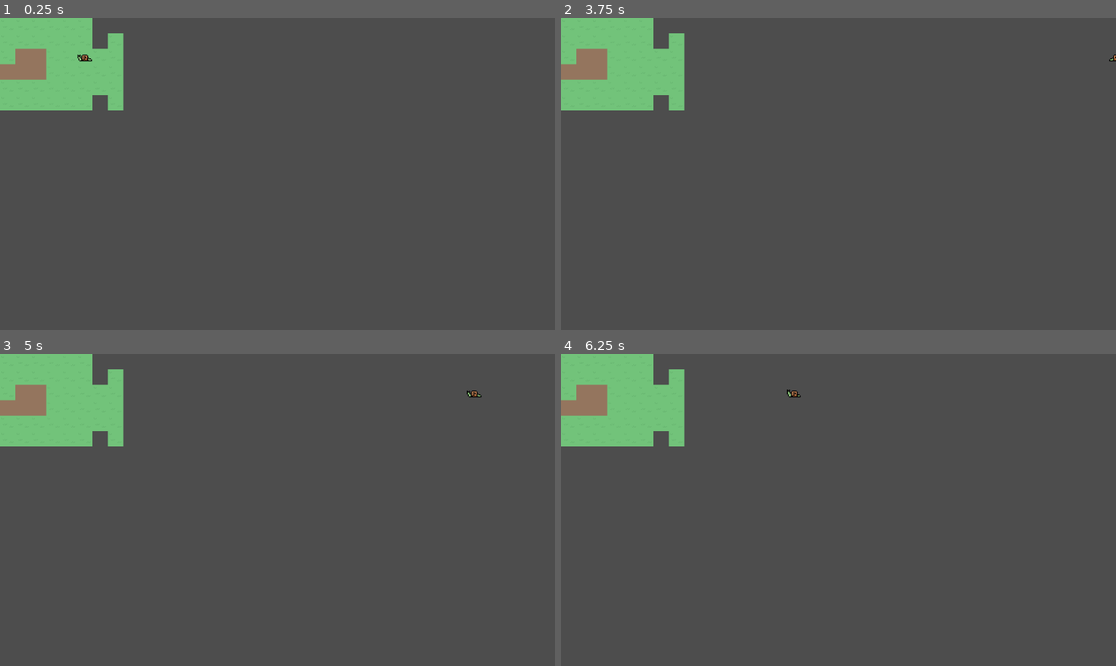
Above: before the commit, frames 1-4 (two rows, left to right).
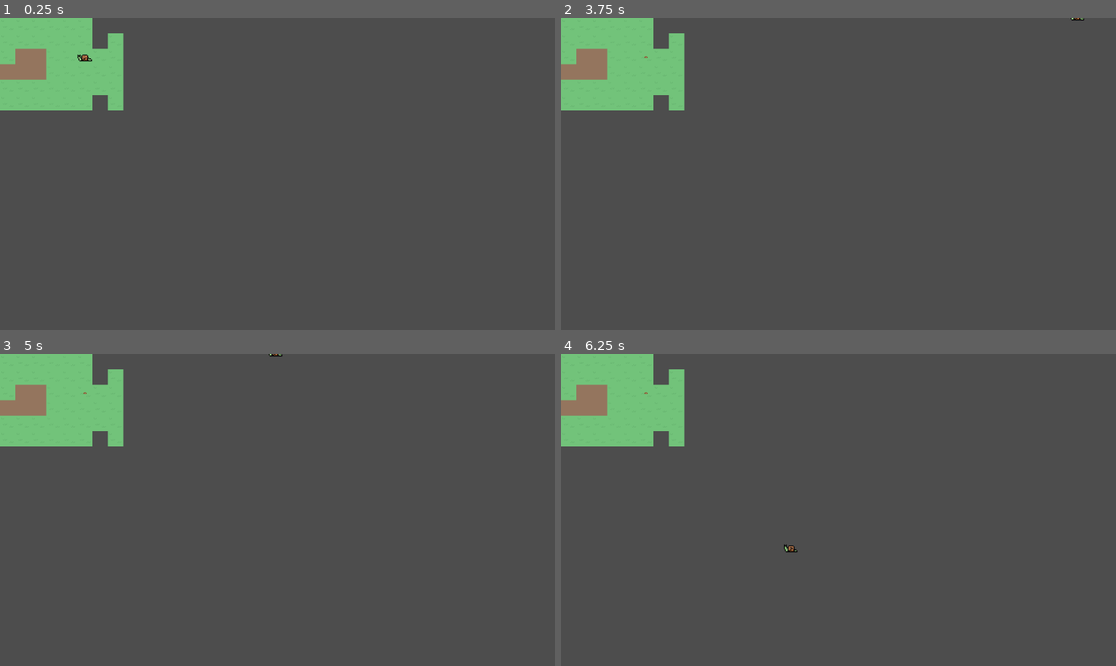
Above: after the commit, the same moments.

Repository: mrw436/SNAILS
Game: Godot game, scene res://main.tscn
Same seed, same stepped clock (60 frames per second), same inputs: the game is played once before the commit and once after it.
Inputs:
- Up to frame 1 (0.25 s): no input
- Up to frame 2 (3.75 s): tap Enter at 0.5 s; hold Right (move_right) 0.53-1.28 s; hold Down (move_down) 1.28-2.03 s; hold Right (move_right) 2.03-2.78 s; hold Up (move_up) 2.78-3.53 s; tap Space at 3.5 s; hold Left (move_left) from 3.53 s (still down)
- Up to frame 3 (5 s): keep holding Left (move_left)
- Up to frame 4 (6.25 s): release Left (move_left) at 5.03 s; hold Down (move_down) 5.03-5.78 s; hold Right (move_right) from 5.78 s (still down)

The runs differ from the first frame. In frame 1, less than 0.1% of the frame differs, in the area x 15-16%, y 12-13%; in frame 2, less than 0.1%; in frame 3, less than 0.1%; in frame 4, less than 0.1%, in the area x 15-44%, y 11-64%.

Commit message:
added mole

Diff:
--- a/main.tscn
+++ b/main.tscn
@@ -1,7 +1,8 @@
-[gd_scene load_steps=3 format=4 uid="uid://bvl14uuiqpjx2"]
+[gd_scene load_steps=4 format=4 uid="uid://c5ql72yca53ah"]
 
-[ext_resource type="TileSet" uid="uid://gavrahk3q42u" path="res://new_tile_set.tres" id="1_2acn7"]
+[ext_resource type="TileSet" uid="uid://d2jg2uijdktxu" path="res://new_tile_set.tres" id="1_2acn7"]
 [ext_resource type="PackedScene" uid="uid://cnk3fks2byy0g" path="res://player.tscn" id="2_blvh2"]
+[ext_resource type="PackedScene" uid="uid://p1ohkvm6iwux" path="res://mole.tscn" id="3_g14or"]
 
 [node name="Main" type="Node"]
 
@@ -13,3 +14,7 @@
 [node name="Player" parent="." instance=ExtResource("2_blvh2")]
 position = Vector2(177, 85)
 scale = Vector2(0.2, 0.2)
+
+[node name="Mole" parent="." instance=ExtResource("3_g14or")]
+position = Vector2(177, 85)
+scale = Vector2(0.6, 0.6)
--- /dev/null
+++ b/mole.tscn
@@ -0,0 +1,27 @@
+[gd_scene load_steps=4 format=3 uid="uid://p1ohkvm6iwux"]
+
+[ext_resource type="Texture2D" uid="uid://bqdt8uaotpdts" path="res://Mole-frame2.png" id="1_af55s"]
+[ext_resource type="Texture2D" uid="uid://b012fpt30dx2l" path="res://Mole.png" id="2_0dpfg"]
+
+[sub_resource type="SpriteFrames" id="SpriteFrames_i5mux"]
+animations = [{
+"frames": [{
+"duration": 1.0,
+"texture": ExtResource("1_af55s")
+}, {
+"duration": 1.0,
+"texture": ExtResource("2_0dpfg")
+}],
+"loop": true,
+"name": &"default",
+"speed": 1.0
+}]
+
+[node name="Mole" type="Area2D"]
+scale = Vector2(3, 3)
+
+[node name="AnimatedSprite2D2" type="AnimatedSprite2D" parent="."]
+sprite_frames = SubResource("SpriteFrames_i5mux")
+frame_progress = 0.110825
+
+[node name="CollisionShape2D2" type="CollisionShape2D" parent="."]
--- a/player.gd
+++ b/player.gd
@@ -35,9 +35,6 @@
 			velocity.y -= 1
 		else:
 			is_moving = false
-	#if !(Input.is_action_pressed("move_right") || Input.is_action_pressed("move_up") || Input.is_action_pressed("move_left") || Input.is_action_pressed("move_down")):
-		#velocity = Vector2.ZERO # The player's movement vector.
-	#reset_movement_after_seconds(2)
 
 	if velocity.length() > 0:
 		velocity = velocity.normalized() * speed
@@ -46,7 +43,11 @@
 		$AnimatedSprite2D.stop()
 
 	position += velocity * delta
+	var pos_before_clamp = position
 	position = position.clamp(Vector2.ZERO, screen_size)
+	if (pos_before_clamp) != position:
+#		# We're at the edge of the screen if clamp had to work, stop us
+		stop_movement()
 
 	if velocity.x != 0:
 		$AnimatedSprite2D.flip_v = false
@@ -58,9 +59,12 @@
 	show()
 	$CollisionShape2D.disabled = false
 
+func stop_movement():
+	is_moving = false
+	velocity = Vector2.ZERO
 
 func _on_body_entered(body: Node2D) -> void:
-	hide() # Player disappears after being hit.
+	stop_movement()
 	hit.emit()
 	# Must be deferred as we can't change physics properties on a physics callback.
 	$CollisionShape2D.set_deferred("disabled", true)
Binary file added: Mole-frame2.png
Not shown, added: Mole-frame2.png.import
Binary file added: Mole.png
Not shown, added: Mole.png.import
Not shown: 1 places in new_tile_set.tres that only renumber resources
